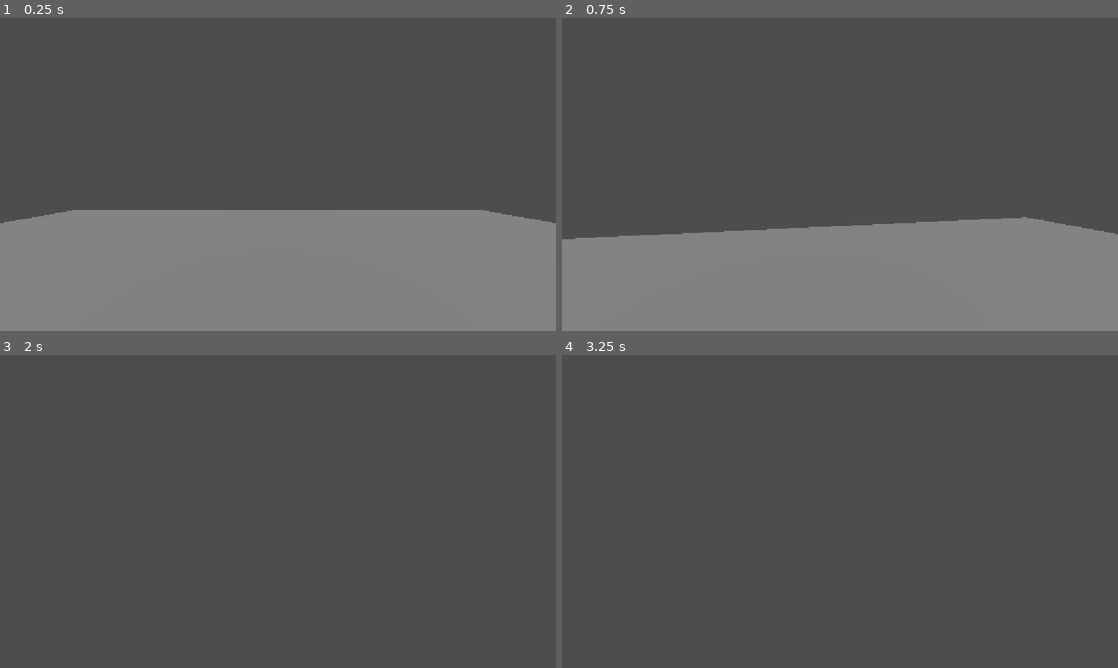
Above: before the commit, frames 1-4 (two rows, left to right).
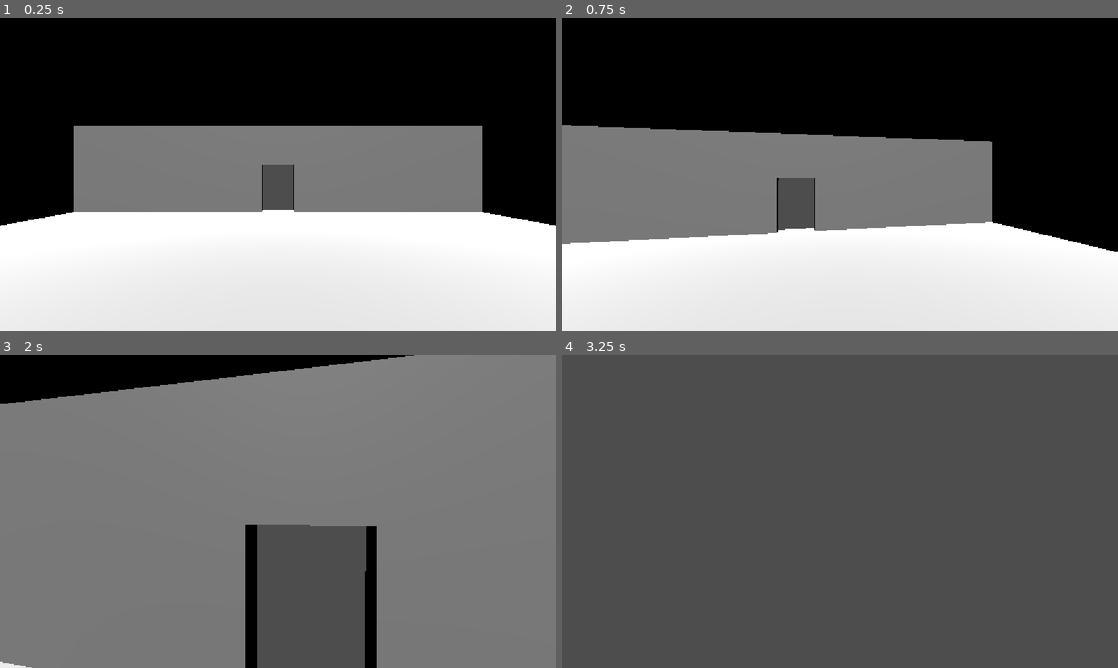
Above: after the commit, the same moments.

Repository: TFinch24/dungeon-dash-game
Game: Godot game, scene res://main.tscn
The game is run twice, just before and just after one commit, with the same random seed, the same clock (stepped at 60 frames per second) and the same inputs.
Inputs (mouse positions are in pixels of both pictures, inside the frame that each line leads up to):
- Up to frame 1 (0.25 s): no input
- Up to frame 2 (0.75 s): tap Enter at 0.5 s; move the mouse to (867, 174) at 0.52 s; hold W (move_forward) from 0.53 s (still down); tap Space (action_jump, bound only after the commit) at 0.6 s
- Up to frame 3 (2 s): keep holding W (move_forward); tap Space (action_jump, bound only after the commit) at 0.77, 1.07, 1.35, 1.52, 1.82 s; move the mouse to (250, 511) at 1.27 s
- Up to frame 4 (3.25 s): keep holding W (move_forward); move the mouse to (851, 505) at 2.02 s; tap Space (action_jump, bound only after the commit) at 2.1, 2.85, 3.02 s; move the mouse to (834, 517) at 2.77 s

The runs differ from the first frame. In frame 1, 99% of the frame differs, in the area x 0-100%, y 0-100%; in frame 2, 98%; in frame 3, 91%; in frame 4, nothing differs.

Commit message:
Room Scene and doors
Built room and doorways in a scene. put into main scene

Diff:
--- a/main.tscn
+++ b/main.tscn
@@ -1,27 +1,13 @@
 [gd_scene format=3 uid="uid://b6ivibjlllo35"]
 
+[ext_resource type="PackedScene" uid="uid://bjdx3yqwq3m7i" path="res://room.tscn" id="1_0xm2m"]
 [ext_resource type="PackedScene" uid="uid://bt2kbbgyelgfh" path="res://player.tscn" id="1_ig7tw"]
-
-[sub_resource type="BoxShape3D" id="BoxShape3D_u11ei"]
-size = Vector3(20, 0.5, 20)
-
-[sub_resource type="BoxMesh" id="BoxMesh_w4vw0"]
-size = Vector3(20, 0.5, 20)
 
 [node name="Main" type="Node3D" unique_id=139680998]
 
-[node name="StaticBody3D" type="StaticBody3D" parent="." unique_id=2120740896]
-transform = Transform3D(1, 0, 0, 0, 1, 0, 0, 0, 1, 0, -0.25, 0)
-
-[node name="CollisionShape3D" type="CollisionShape3D" parent="StaticBody3D" unique_id=781547001]
-rotation_order = 0
-shape = SubResource("BoxShape3D_u11ei")
-
-[node name="MeshInstance3D" type="MeshInstance3D" parent="StaticBody3D" unique_id=1791939147]
-mesh = SubResource("BoxMesh_w4vw0")
+[node name="Room" parent="." unique_id=1379680680 instance=ExtResource("1_0xm2m")]
 
 [node name="DirectionalLight3D" type="DirectionalLight3D" parent="." unique_id=1713391784]
 transform = Transform3D(1, 0, 0, 0, 0.64278764, 0.76604444, 0, -0.76604444, 0.64278764, 0, 2.6626062, 0)
 
 [node name="Player" parent="." unique_id=153701727 instance=ExtResource("1_ig7tw")]
-speed = 15.0
--- a/player.gd
+++ b/player.gd
@@ -2,8 +2,11 @@
 
 @export var mouse_sensitivity := 0.003
 @export var speed := 5.0
+@export var jumpstr := 4.5
 
 @onready var camera: Camera3D = $Camera3D
+
+var gravity: float = ProjectSettings.get_setting("physics/3d/default_gravity")
 
 func _ready() -> void:
 	print("Player ready!")
@@ -20,9 +23,15 @@
 		else:
 			Input.mouse_mode = Input.MOUSE_MODE_CAPTURED
 
-func _physics_process(_delta: float) -> void:
-	var input_dir := Input.get_vector("move_left", "move_right", "move_forward", "move_back")
+func _physics_process(delta: float) -> void:
+	if not is_on_floor():
+		velocity.y -= gravity * delta
+	var input_dir := Input.get_vector("move_left", "move_right", "move_forward", "move_backward")
 	var direction := (transform.basis * Vector3(input_dir.x, 0, input_dir.y)).normalized()
 	velocity.x = direction.x * speed
 	velocity.z = direction.z * speed
+
+	if Input.is_action_just_pressed("action_jump") and is_on_floor():
+		velocity.y = jumpstr
+
 	move_and_slide()
--- a/project.godot
+++ b/project.godot
@@ -50,6 +50,12 @@
 , Object(InputEventJoypadMotion,"resource_local_to_scene":false,"resource_name":"","device":-1,"axis":0,"axis_value":1.0,"script":null)
 ]
 }
+action_jump={
+"deadzone": 0.2,
+"events": [Object(InputEventKey,"resource_local_to_scene":false,"resource_name":"","device":-1,"window_id":0,"alt_pressed":false,"shift_pressed":false,"ctrl_pressed":false,"meta_pressed":false,"pressed":false,"keycode":0,"physical_keycode":32,"key_label":0,"unicode":32,"location":0,"echo":false,"script":null)
+, Object(InputEventJoypadButton,"resource_local_to_scene":false,"resource_name":"","device":-1,"button_index":0,"pressure":0.0,"pressed":false,"script":null)
+]
+}
 
 [physics]
 
--- /dev/null
+++ b/room.tscn
@@ -0,0 +1,57 @@
+[gd_scene format=3 uid="uid://bjdx3yqwq3m7i"]
+
+[sub_resource type="StandardMaterial3D" id="StandardMaterial3D_w4vw0"]
+
+[node name="Room" type="Node3D" unique_id=1379680680]
+
+[node name="Floor" type="CSGBox3D" parent="." unique_id=688800325]
+transform = Transform3D(1, 0, 0, 0, 1, 0, 0, 0, 1, 0, -0.25, 0)
+use_collision = true
+size = Vector3(20, 0.5, 20)
+material = SubResource("StandardMaterial3D_w4vw0")
+
+[node name="Wall" type="CSGBox3D" parent="." unique_id=475147571]
+transform = Transform3D(1, 0, 0, 0, 1, 0, 0, 0, 1, 9.75, 2, 0)
+use_collision = true
+size = Vector3(0.5, 4, 20)
+
+[node name="Door" type="CSGBox3D" parent="Wall" unique_id=1414566559]
+transform = Transform3D(1, 0, 0, 0, 1, 0, 0, 0, 1, 0, -0.95269775, 0)
+operation = 2
+size = Vector3(0.5, 2.3, 1.5)
+
+[node name="Wall2" type="CSGBox3D" parent="." unique_id=2144977418]
+transform = Transform3D(1, 0, 0, 0, 1, 0, 0, 0, 1, -9.75, 2, 0)
+use_collision = true
+size = Vector3(0.5, 4, 20)
+
+[node name="Door" type="CSGBox3D" parent="Wall2" unique_id=2099160933]
+transform = Transform3D(1, 0, 0, 0, 1, 0, 0, 0, 1, 0, -0.95269775, 0)
+operation = 2
+size = Vector3(0.5, 2.3, 1.5)
+
+[node name="Wall3" type="CSGBox3D" parent="." unique_id=1864312068]
+transform = Transform3D(1, 0, 0, 0, 1, 0, 0, 0, 1, -0.00070515275, 2, 9.74)
+use_collision = true
+size = Vector3(19, 4, 0.5)
+
+[node name="Door" type="CSGBox3D" parent="Wall3" unique_id=84450226]
+transform = Transform3D(1, 0, 0, 0, 1, 0, 0, 0, 1, 0, -0.95269775, 0)
+operation = 2
+size = Vector3(1.5, 2.3, 0.5)
+
+[node name="Wall4" type="CSGBox3D" parent="." unique_id=1924073249]
+transform = Transform3D(1, 0, 0, 0, 1, 0, 0, 0, 1, 0.009276867, 2, -9.752213)
+use_collision = true
+size = Vector3(19, 4, 0.5)
+
+[node name="Door" type="CSGBox3D" parent="Wall4" unique_id=296392133]
+transform = Transform3D(1, 0, 0, 0, 1, 0, 0, 0, 1, 0, -0.95269775, 0)
+operation = 2
+size = Vector3(1.5, 2.3, 0.5)
+
+[node name="Ceiling" type="CSGBox3D" parent="." unique_id=76684874]
+transform = Transform3D(1, 0, 0, 0, 1, 0, 0, 0, 1, 0, 4.25, 0)
+use_collision = true
+size = Vector3(20, 0.5, 20)
+material = SubResource("StandardMaterial3D_w4vw0")
